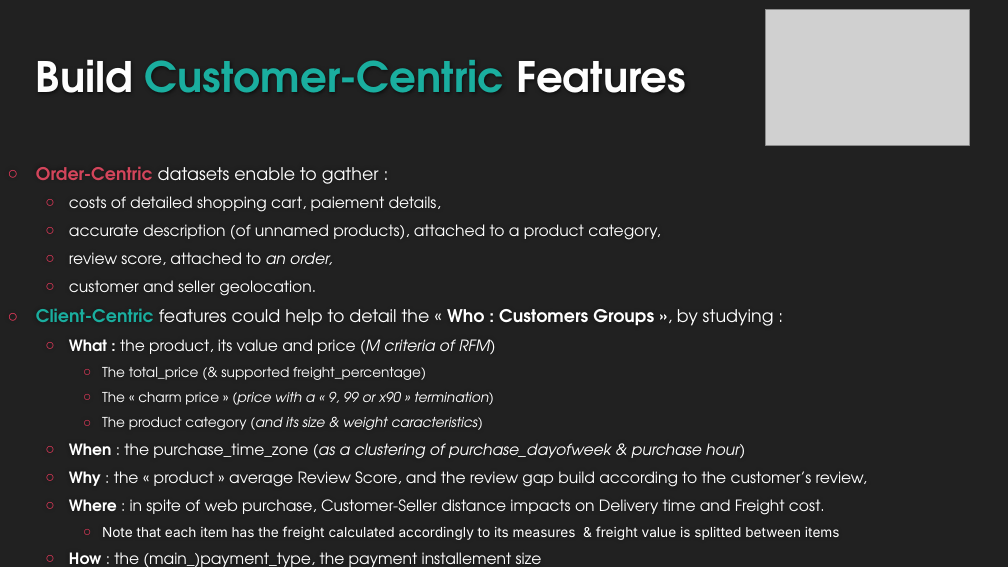
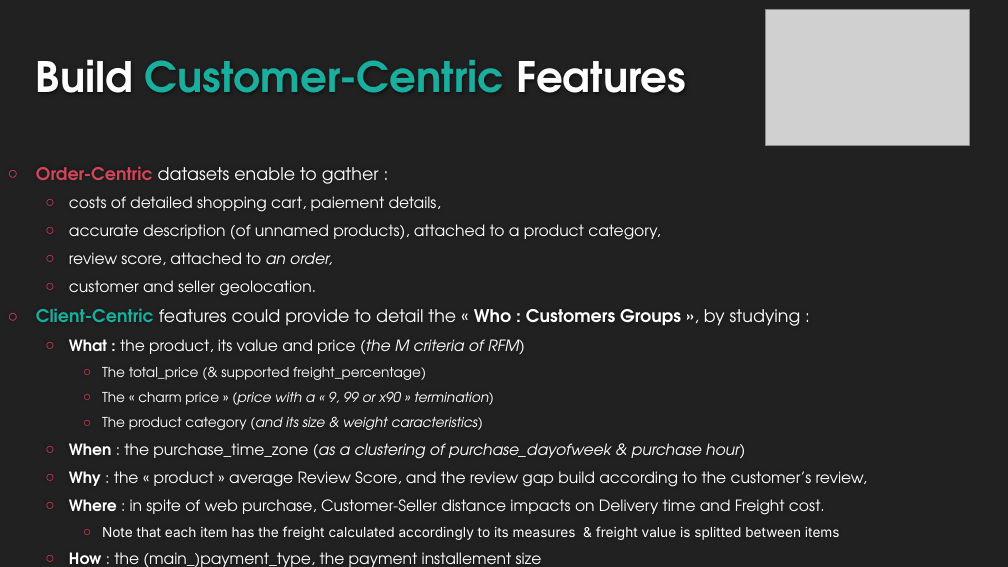
Before and after one commit to EtienneLardeur/P5_CustomerSegmentation, a slide deck: slide 3 of P5Olist_Présentation_initiale.pptx. Drawn at 1008x567 pixels with LibreOffice and Linux fonts; fonts in the diff are those of the drawing; grey boxes stand for pictures; background and template pictures are left out. Boxes give left, top, right and bottom in pixels: in the first picture for what was removed or moved away, otherwise in the second. Text is boxed around its words. In the diff, an @@ line names an element or a change of style, - is before the commit and + after.

```diff
--- a/P5Olist_Présentation_initiale.pptx
+++ b/P5Olist_Présentation_initiale.pptx
@@ text at <box>36,308,801,354</box>: text changed @@
-○ Client-Centric features could help to detail the « Who : Customers Groups », by studying :
-  ○ What : the product, its value and price (M criteria of RFM)
+○ Client-Centric features could provide to detail the « Who : Customers Groups », by studying :
+  ○ What : the product, its value and price (the M criteria of RFM)
```
Also in this commit, not shown: 4 other slides changed.
